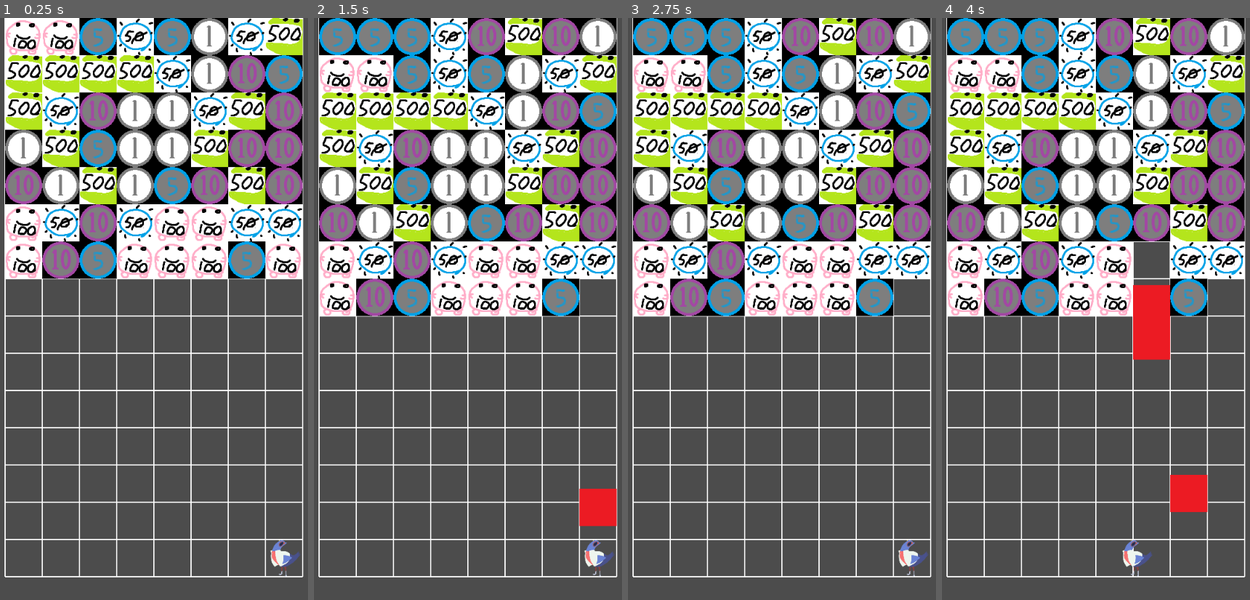
Above: before the commit, frames 1-4 (left to right).
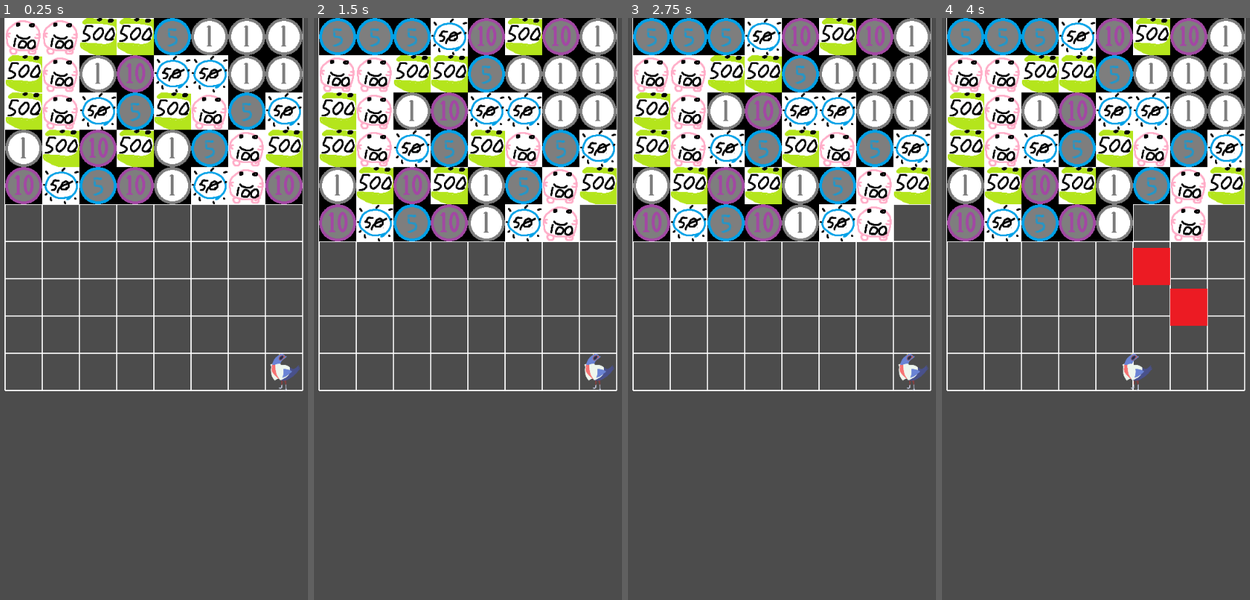
Above: after the commit, the same moments.

Repository: Alexzander-Stone/Money-Exchanger-Godot
Game: Godot game, scene res://Game.tscn
The game is run twice, just before and just after one commit, with the same random seed, the same clock (stepped at 60 frames per second) and the same inputs.
Inputs:
- Up to frame 1 (0.25 s): no input
- Up to frame 2 (1.5 s): tap Enter at 0.5 s; hold Right (ui_right) 0.53-1.28 s; tap Z (select_coin) at 0.6 s; hold Down (ui_down) from 1.28 s (still down); tap X (deselect_coin) at 1.35 s
- Up to frame 3 (2.75 s): tap Z (select_coin) at 1.55, 2.1 s; tap Space at 2 s; release Down (ui_down) at 2.03 s; hold Right (ui_right) from 2.03 s (still down)
- Up to frame 4 (4 s): tap Enter at 2.75 s; release Right (ui_right) at 2.78 s; hold Up (ui_up) 2.78-3.53 s; tap Z (select_coin) at 2.85, 3.8 s; tap Space at 3.5 s; hold Left (ui_left) from 3.53 s (still down); tap X (deselect_coin) at 3.6 s

The runs differ from the first frame. In frame 1, 33% of the frame differs, in the area x 1-99%, y 0-97%; in frame 2, 34%; in frame 3, 33%; in frame 4, 35%, in the area x 1-99%, y 6-97%.

Commit message:
Selected coins move to below player.

Diff:
--- a/Game.tscn
+++ b/Game.tscn
@@ -27,7 +27,7 @@
 tile_data = PoolIntArray(  )
 script = ExtResource( 1 )
 _sections_unfolded = [ "Transform" ]
-grid_size = Vector2( 8, 15 )
+grid_size = Vector2( 8, 10 )
 
 [node name="Grid Visualizer" type="Node2D" parent="Grid" index="0"]
 
--- a/Grid.gd
+++ b/Grid.gd
@@ -154,7 +154,7 @@
 				# Verify that the coin hasn't been selected yet.
 				if coin.grid_position == coinWorldPos && !coin.is_selected:
 					remove_from_grid(coin)
-					coin.move_to_pos(pos)
+					coin.move_to_pos(pos + Vector2(0, tile_size.y))
 					coin.is_selected = true
 					inventory_queue.push_back(coin)
 	return true
